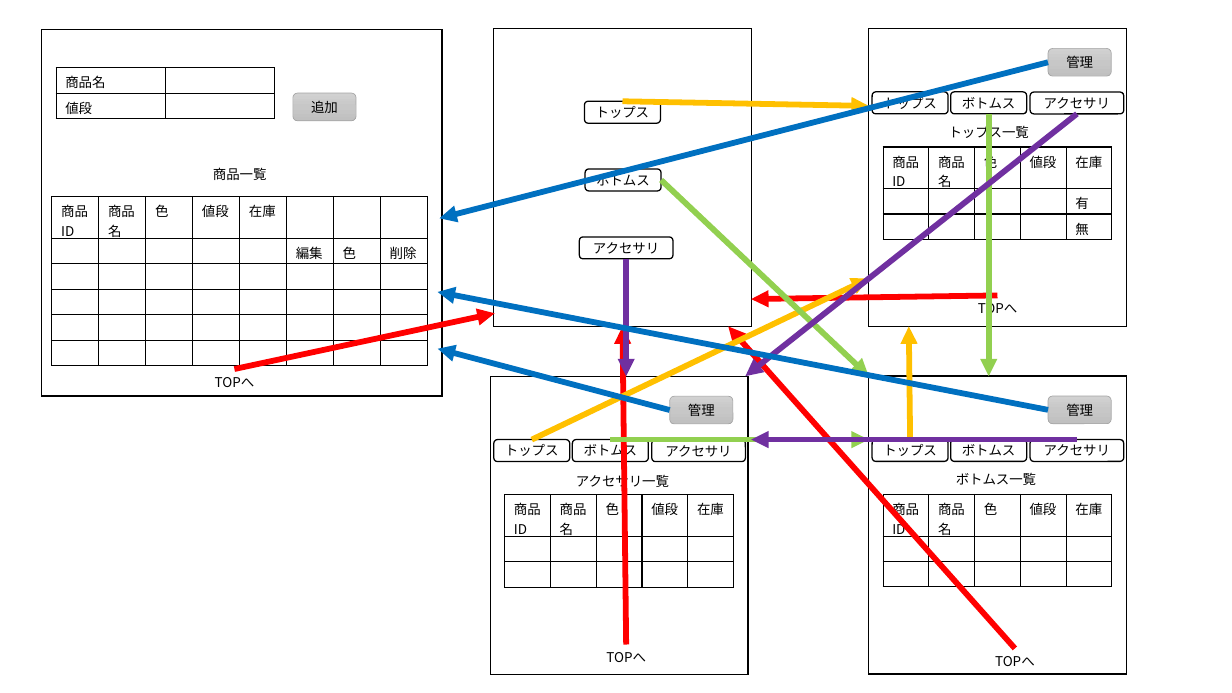
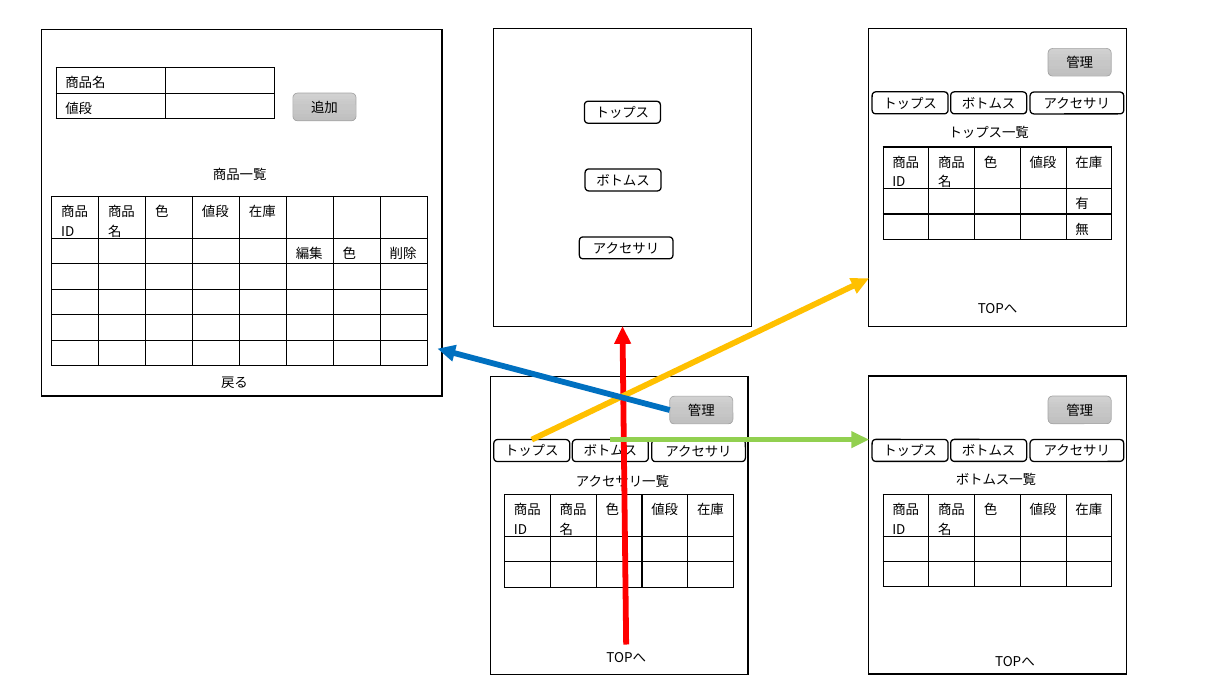
Before and after one commit to MitsukiFujita/Webapp, a slide deck: slide 10 of フレームワーク.pptx (slide 8 before the commit). Drawn at 1232x693 pixels with LibreOffice and Linux fonts; fonts in the diff are those of the drawing. Boxes give left, top, right and bottom in pixels: in the first picture for what was removed or moved away, otherwise in the second. Text is boxed around its words. In the diff, an @@ line names an element or a change of style, - is before the commit and + after.

```diff
--- a/フレームワーク.pptx
+++ b/フレームワーク.pptx
@@ arrow removed from (1048, 62) to (440, 218) @@
@@ arrow removed from (623, 102) to (869, 106) @@
@@ arrow removed from (1078, 114) to (746, 376) @@
@@ arrow removed from (989, 114) to (989, 376) @@
@@ arrow removed from (662, 180) to (869, 376) @@
@@ arrow removed from (627, 259) to (627, 376) @@
@@ arrow removed from (1048, 410) to (438, 292) @@
@@ arrow removed from (998, 296) to (751, 299) @@
@@ arrow removed from (235, 369) to (494, 313) @@
@@ arrow removed from (1015, 649) to (728, 326) @@
@@ arrow removed from (910, 440) to (909, 326) @@
@@ text at [221, 376, 248, 388]: text changed @@
-TOPへ
+戻る
@@ arrow removed from (1078, 440) to (751, 440) @@
```
Also in this commit, not shown: 8 other slides changed, 7 slides added.
